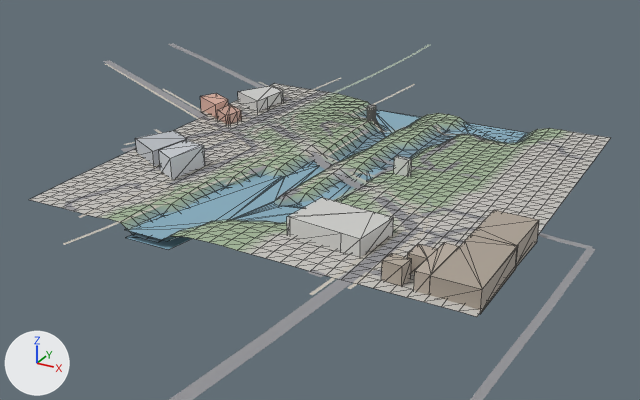
What one commit did to the glTF model game/world/tile_0_3.glb.
Camera for both pictures: a camera (50 mm lens) standing at (353.1, -1336.7, 194.4) and looking at (118.0, -909.3, -19.3). The axes (+X, +Y, +Z) are drawn at lower left. The lights are the same throughout. The picture after the commit comes second. Mesh edges are drawn as thin lines on the coarser meshes. Where no turn or scale is listed for an object, it has been applied to the vertices. Vertices at exactly the same position are counted once.

In view in the first picture: 'areas', 'buildings', 'roads', 'terrain'.
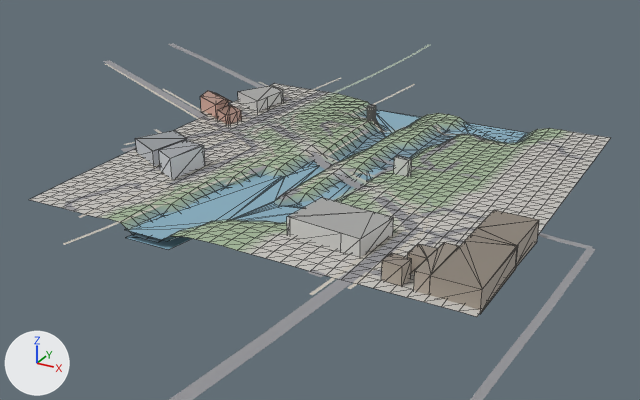
What differs and where, as boxes (x1, y1, x2, y2) in the pictures (640 x 400 px):
part 1 of me_buildings, added: after (200, 86, 283, 115)
part 2 of me_buildings, reshaped: before (414, 220, 539, 295); after (288, 155, 539, 295)
part 3 of me_buildings, added: after (136, 130, 204, 159)

Patch to the scene script:
```diff
--- a/game/world/tile_0_3.glb.py
+++ b/game/world/tile_0_3.glb.py
@@ me_buildings @@
 # used by ob_buildings; location = (0.0, 0.0, 0.0)
 # verts and faces of me_buildings; kept vertices keep their numbers, new ones are numbered from 164
-me_buildings.from_pydata(...)  # 164 vertices, 280 faces; spans x -11.0..257.0, y -1018.0..-797.0, z -4.0..13.0
+me_buildings.from_pydata(...)  # 246 vertices, 344 faces; spans x -11.0..257.0, y -1018.0..-797.0, z -4.0..13.0
+# me_buildings part 1
+# 17 vertices are added at x -11.0..30.0, y -868.0..-797.0, z 7.0..13.0
+# 17 new faces join them
+# me_buildings part 2
+# 16 faces are deleted
+# 37 vertices are added at x 147.0..257.0, y -1018.0..-894.0, z 11.0..12.0
+# 41 new faces join them
+# me_buildings part 3
+verts[219] = (5.0, -940.0, 10.0)  # pixel (135, 138)
+verts[220] = (29.0, -952.0, 10.0)  # pixel (152, 150)
+verts[221] = (33.0, -925.0, 10.0)  # pixel (186, 138)
+verts[222] = (17.0, -916.0, 10.0)  # pixel (174, 130)
+verts[223] = (40.0, -935.0, 13.0)  # pixel (185, 139)
+verts[224] = (54.0, -937.0, 13.0)  # pixel (202, 144)
+verts[225] = (55.0, -937.0, 13.0)  # pixel (204, 145)
+verts[226] = (51.0, -964.0, 13.0)  # pixel (170, 158)
+verts[227] = (37.0, -956.0, 13.0)  # pixel (158, 150)
+faces += [(219, 222, 221), (219, 221, 220), (223, 224, 227), (224, 225, 226), (224, 226, 227)]
+# other edits to the shape of me_buildings do not show in these pictures
 me_buildings.materials.append(mat_defaultmaterial)
```
